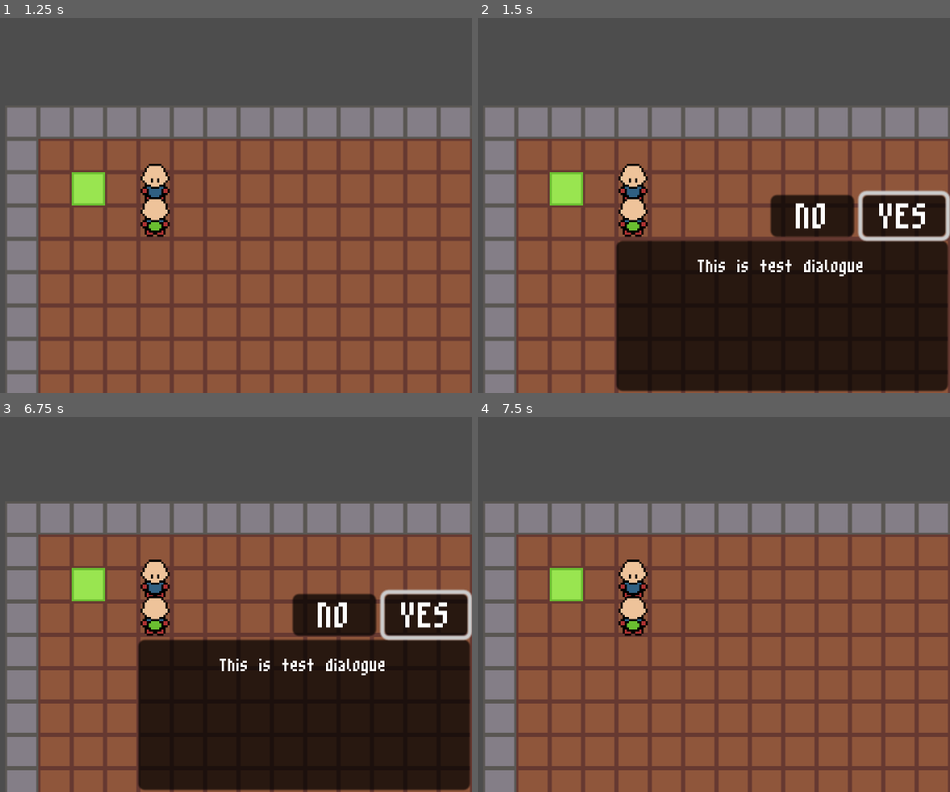
Above: before the commit, frames 1-4 (two rows, left to right).
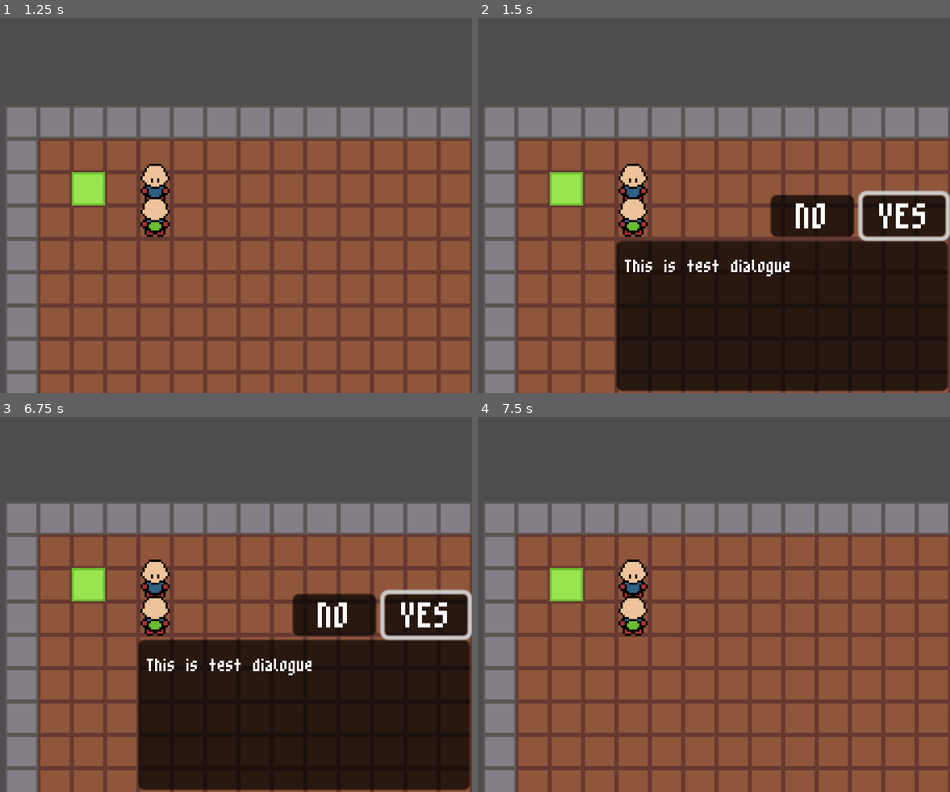
Above: after the commit, the same moments.

Repository: jevonsp/monster-tamer
Game: Godot game, scene res://main/main.tscn
The game is run twice, just before and just after one commit, with the same random seed, the same clock (stepped at 60 frames per second) and the same inputs.
Inputs (mouse positions are in pixels of both pictures, inside the frame that each line leads up to):
- Up to frame 1 (1.25 s): tap Enter at 0.5 s; move the mouse to (103, 280) at 0.52 s; hold W (up) from 0.53 s (still down); hold Space (yes) from 0.53 s (still down); click (103, 280) at 0.67 s
- Up to frame 2 (1.5 s): keep holding W (up); move the mouse to (817, 261) at 1.27 s; release Space (yes) at 1.28 s; tap Space (yes) at 1.35 s
- Up to frame 3 (6.75 s): release W (up) at 2 s; click "YES" at 2 s; tap Enter at 2.75 s; move the mouse to (outside the picture) at 2.77 s; hold Shift 2.78-3.53 s; hold A (left) 2.78-4.28 s; tap Space (yes) at 3.05, 3.6, 4.25, 5.3, 6.6 s; move the mouse to (169, 604) at 3.52 s; click (169, 604) at 3.67 s; move the mouse to (37, 510) at 4.27 s; hold S (down) 4.28-5.03 s; hold Space (yes) 4.28-5.03 s; tap Escape (no) at 4.9 s; move the mouse to (283, 585) at 5.02 s; hold D (right) 5.03-5.78 s; tap Shift at 5.1 s; move the mouse to (4, 623) at 5.77 s; hold W (up) 5.78-6.53 s; hold Space (yes) 5.78-6.53 s; click (4, 623) at 5.92 s; move the mouse to (202, 522) at 6.52 s; hold D (right) from 6.53 s (still down)
- Up to frame 4 (7.5 s): keep holding D (right); tap Enter at 7.25 s; move the mouse to (581, 679) at 7.27 s; hold Shift from 7.28 s (still down)

Frame 1 is identical in both runs. In frame 2, 0.7% of the frame differs, in the area x 31-82%, y 64-69%; in frame 3, 0.7%; in frame 4, nothing differs.

Commit message:
NPC Components + Setting Respawn Point

Diff:
--- a/main/Global.gd
+++ b/main/Global.gd
@@ -11,7 +11,7 @@
 signal send_player_party(party: Array[Monster])
 # Overworld
 # DialogueLabel
-signal send_overworld_text_box(text: Array[String], auto_complete: bool, is_question: bool)
+signal send_overworld_text_box(object: Node, text: Array[String], auto_complete: bool, is_question: bool)
 signal overworld_text_box_complete
 # Battle
 # Label
--- a/main/main.tscn
+++ b/main/main.tscn
@@ -9,6 +9,7 @@
 [ext_resource type="Resource" uid="uid://cvmykrss1u38p" path="res://monsters/pyro_badger/pyro_badger.tres" id="7_grrlh"]
 [ext_resource type="PackedScene" uid="uid://b0vyjd3isbdso" path="res://npc/npc.tscn" id="8_67ri8"]
 [ext_resource type="PackedScene" uid="uid://cxpdnabe54fq0" path="res://ui/overworld_text_box.tscn" id="9_grrlh"]
+[ext_resource type="PackedScene" uid="uid://jmc7gqpbmo2n" path="res://npc/components/npc_respawn_component.tscn" id="10_0i4oc"]
 
 [sub_resource type="Resource" id="Resource_fwcvl"]
 script = ExtResource("5_kfbq2")
@@ -59,3 +60,5 @@
 [node name="NPC" parent="." unique_id=431393256 instance=ExtResource("8_67ri8")]
 position = Vector2(64, 32)
 is_question = true
+
+[node name="NPCRespawnComponent" parent="NPC" unique_id=1019413968 instance=ExtResource("10_0i4oc")]
--- /dev/null
+++ b/npc/components/NPCComponent.gd
@@ -0,0 +1,6 @@
+@abstract
+extends Node
+class_name NPCComponent
+
+func trigger(_obj: Node) -> void:
+	pass
--- /dev/null
+++ b/npc/components/npc_respawn_component.tscn
@@ -0,0 +1,6 @@
+[gd_scene format=3 uid="uid://jmc7gqpbmo2n"]
+
+[ext_resource type="Script" uid="uid://k1k4fhtphqbv" path="res://npc_respawn_component.gd" id="1_frr2n"]
+
+[node name="NPCRespawnComponent" type="Node" unique_id=1019413968]
+script = ExtResource("1_frr2n")
--- a/npc/npc.gd
+++ b/npc/npc.gd
@@ -12,10 +12,18 @@
 @export var is_question: bool = false
 @export var facing_dir: Vector2 = Vector2.DOWN
 @onready var animation_player: AnimationPlayer = $AnimationPlayer
+var components: Array[NPCComponent] = []
 
 func _ready() -> void:
 	if Engine.is_editor_hint():
 		_update_direction_visual()
+	_set_component_array()
+
+
+func _set_component_array() -> void:
+	for child in get_children():
+		if child is NPCComponent:
+			components.append(child)
 
 
 func _update_direction_visual() -> void:
@@ -86,4 +94,11 @@
 	var dia = d if d != [""] else dialogue
 	var ac = autocomplete if autocomplete != null else is_autocomplete
 	var iq = question if question != null else is_question
-	Global.send_overworld_text_box.emit(dia, ac, iq)
+	Global.send_overworld_text_box.emit(self, dia, ac, iq)
+
+
+func trigger() -> void:
+	print_debug("NPC got Trigger")
+	var player = get_tree().get_first_node_in_group("player")
+	for c in components:
+		c.trigger(player)
--- /dev/null
+++ b/npc_respawn_component.gd
@@ -0,0 +1,6 @@
+extends NPCComponent
+class_name NPCRespawnComponent
+
+func trigger(obj: Node) -> void:
+	if obj.is_in_group("player") and obj.has_method("set_respawn_point"):
+		obj.set_respawn_point()
--- a/player/player.gd
+++ b/player/player.gd
@@ -213,3 +213,9 @@
 	for monster in getting_exp:
 		monster.gain_exp(int(amount / float(getting_exp.size())))
 #endregion
+
+func set_respawn_point() -> void:
+	respawn_point = global_position
+
+func respawn() -> void:
+	global_position = respawn_point
--- a/ui/overworld_text_box.gd
+++ b/ui/overworld_text_box.gd
@@ -5,24 +5,25 @@
 var is_auto_complete: bool = false
 var is_question: bool = false
 var text_index: int
+var obj_ref: Node
 @onready var main_label: Label = $MarginContainer/Label
 @onready var no_button: Button = $HBoxContainer/No
 @onready var yes_button: Button = $HBoxContainer/Yes
 
 func _ready() -> void:
 	main_label.text = ""
-	Global.send_overworld_text_box.connect(load_text)
+	Global.send_overworld_text_box.connect(_load_text)
 
-	toggle_questions_visible()
+	_toggle_questions_visible()
 	if visible:
-		toggle_visible()
+		_toggle_visible()
 
 
-func toggle_visible() -> void:
+func _toggle_visible() -> void:
 	visible = !visible
 
 
-func toggle_questions_visible() -> void:
+func _toggle_questions_visible() -> void:
 	no_button.visible = !yes_button.visible
 	yes_button.visible = !yes_button.visible
 	if yes_button.visible:
@@ -39,13 +40,14 @@
 	if is_question and yes_button.visible:
 		return
 	if event.is_action_pressed("yes"):
-		advance_text()
+		_advance_text()
 		get_viewport().set_input_as_handled()
 
 
-func load_text(ta: Array[String], auto_complete: bool, question: bool) -> void:
+func _load_text(obj: Node, ta: Array[String], auto_complete: bool, question: bool) -> void:
 	Global.toggle_player.emit()
-	toggle_visible()
+	_toggle_visible()
+	obj_ref = obj
 	is_question = question
 	print("got is_question:", is_question)
 	text_array = ta
@@ -55,56 +57,58 @@
 	text_index = 0
 	if text_index <= -1:
 		return
-	display_text()
+	_display_text()
 
 
-func display_text() -> void:
+func _display_text() -> void:
 	main_label.text = text_array[text_index]
 	if is_question:
 		if text_array.size() - text_index == 1:
-			advance_text()
+			_advance_text()
 	if is_auto_complete:
 		await get_tree().create_timer((Global.DEFAULT_DELAY) / 2).timeout
-		advance_text()
+		_advance_text()
 
 
-func advance_text() -> void:
+func _advance_text() -> void:
 	text_index += 1
 	if text_index >= text_array.size():
 		if not is_question:
-			text_finished()
+			_text_finished()
 			return
 		else:
-			if await await_question():
-				trigger()
-	text_finished()
+			if await _await_question():
+				_trigger()
+	_text_finished()
 
 
-func await_question() -> bool:
-	toggle_questions_visible()
+func _await_question() -> bool:
+	_toggle_questions_visible()
 	var answer = await answer_given
 	if answer:
 		return true
 	return false
 
 
-func trigger() -> void:
-	print("would trigger here")
+func _trigger() -> void:
+	if obj_ref.has_method("trigger"):
+		obj_ref.trigger()
 
 
-func text_finished() -> void:
-	clean_up()
+func _text_finished() -> void:
+	_clean_up()
 	Global.overworld_text_box_complete.emit()
 
 
-func clean_up() -> void:
-	toggle_questions_visible()
-	toggle_visible()
+func _clean_up() -> void:
+	_toggle_questions_visible()
+	_toggle_visible()
 	main_label.text = ""
 	processing = false
 	text_array = []
 	is_question = false
 	is_auto_complete = false
+	obj_ref = null
 	text_index = 0
 	Global.toggle_player.emit()
 
--- a/ui/overworld_text_box.tscn
+++ b/ui/overworld_text_box.tscn
@@ -46,7 +46,6 @@
 size_flags_vertical = 1
 theme_override_fonts/font = ExtResource("2_eo1c5")
 text = "Test Text Test Text Test Text Test Text Test Text Test Text Test Text Test Text Test Text Test Text Test Text Test Text Test Text Test Text"
-horizontal_alignment = 1
 autowrap_mode = 3
 
 [node name="HBoxContainer" type="HBoxContainer" parent="." unique_id=1486501230]
Not shown, added: npc/components/NPCComponent.gd.uid
Not shown, added: npc_respawn_component.gd.uid
